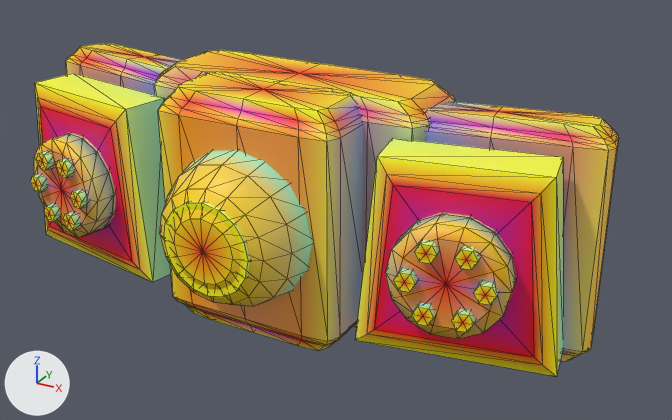
One commit to the glTF model models/parts/llm_gen_chest_armor_044_c79fbd.glb: the scene before it, then after it.
Rendered twice from a 50 mm camera at (25.3, -45.2, 22.3) aimed at (3.1, -4.7, 2.1). Lighting does not change. The marker at lower left points along +X, +Y and +Z. The first picture is the older version. Mesh edges are drawn as thin lines. Vertices at exactly the same position are counted once.

Objects in the first picture: 'adapter_pectoral_frame_l', 'adapter_pectoral_frame_r', 'adapter_sternum_collar_dark', 'mega_emitter_bell_1_amber_optic', 'mega_emitter_lens_2_optic_cyan', 'mega_housing_center_0_barrel_metal', 'rib_heatsink_fin_3_adapter_dark_l', 'rib_heatsink_fin_3_adapter_dark_r', 'servo_4_bolts_gold_l', 'servo_4_bolts_gold_r', 'servo_4_servo_accent_l', 'servo_4_servo_accent_r'.
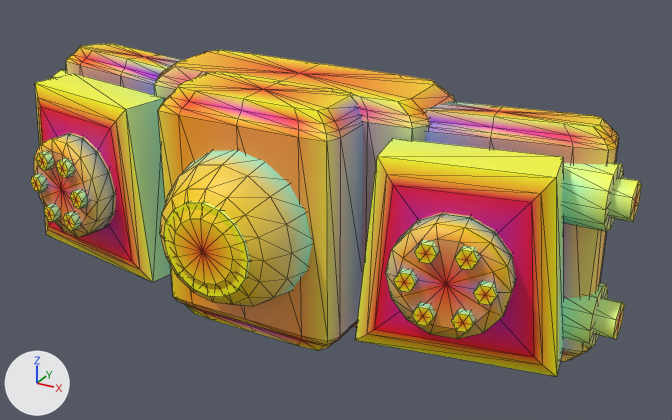
Not visible in the pictures: 'adapter_chest_lock_bolts_gold_l'.

What changed in the scene script:
```text
Change me_adapter_pectoral_frame_r:
    used by ob_adapter_pectoral_frame_r; location = (0.0, 0.0, 0.0)
    remove me_adapter_pectoral_frame_r.from_pydata(...)  # 114 vertices, 224 faces; spans x 5.2..17.2, y -6.43..-0.17, z -4.01..8.41
    add me_adapter_pectoral_frame_r.from_pydata(...)  # 166 vertices, 320 faces; spans x 5.2..17.3, y -6.43..-0.17, z -4.01..8.41
    me_adapter_pectoral_frame_r part 1: a new loose piece, a 12-sided cylinder along x spanning x 14.7..17.3, y -5.05..-1.75, z -2.85..0.45, in mat_defaultmaterial_001
    me_adapter_pectoral_frame_r part 2: a new loose piece, a 12-sided cylinder along x spanning x 14.7..17.3, y -5.05..-1.75, z 3.55..6.85, in mat_defaultmaterial_001
    me_adapter_pectoral_frame_r part 3: 5 kept faces spanning x 15.2..17.2, y -4.54..-0.64, z -3.04..7.51 get new vertex colours; the middle colour goes from yellow #ffc500 to yellow #f8c542
Change me_adapter_pectoral_frame_l:
    used by ob_adapter_pectoral_frame_l; location = (0.0, 0.0, 0.0)
    remove me_adapter_pectoral_frame_l.from_pydata(...)  # 114 vertices, 224 faces; spans x -17.2..-5.2, y -6.43..-0.17, z -4.01..8.41
    remove me_adapter_pectoral_frame_l.materials.append(mat_defaultmaterial_002)
    add me_adapter_pectoral_frame_l.from_pydata(...)  # 166 vertices, 320 faces; spans x -17.3..-5.2, y -6.43..-0.17, z -4.01..8.41
    me_adapter_pectoral_frame_l part 4: a new loose piece, a 12-sided cylinder along x spanning x -17.3..-14.7, y -5.05..-1.75, z 3.55..6.85, in mat_defaultmaterial_003
    other edits to the shape of me_adapter_pectoral_frame_l do not show in these pictures
    add me_adapter_pectoral_frame_l.materials.append(mat_defaultmaterial_003)
Add me_adapter_chest_lock_bolts_gold_l:
    me_adapter_chest_lock_bolts_gold_l.from_pydata(...)  # a 6-sided cylinder along x spanning x -18.3..-14.7, y -4.31..-2.49, z -2.25..-0.15; a 6-sided cylinder along x spanning x -18.3..-14.7, y -4.31..-2.49, z 4.15..6.25
    me_adapter_chest_lock_bolts_gold_l.materials.append(mat_defaultmaterial_004)
Add me_adapter_chest_lock_bolts_gold_r:
    me_adapter_chest_lock_bolts_gold_r.from_pydata(...)  # a 6-sided cylinder along x spanning x 14.7..18.3, y -4.31..-2.49, z -2.25..-0.15; a 6-sided cylinder along x spanning x 14.7..18.3, y -4.31..-2.49, z 4.15..6.25
    me_adapter_chest_lock_bolts_gold_r.materials.append(mat_defaultmaterial_002)
Add ob_adapter_chest_lock_bolts_gold_l:
    ob_adapter_chest_lock_bolts_gold_l = bpy.data.objects.new('adapter_chest_lock_bolts_gold_l', me_adapter_chest_lock_bolts_gold_l)
    ob_adapter_chest_lock_bolts_gold_l.location = (0.0, 0.0, 0.0)
Add ob_adapter_chest_lock_bolts_gold_r:
    ob_adapter_chest_lock_bolts_gold_r = bpy.data.objects.new('adapter_chest_lock_bolts_gold_r', me_adapter_chest_lock_bolts_gold_r)
    ob_adapter_chest_lock_bolts_gold_r.location = (0.0, 0.0, 0.0)
```

What differs and where, as boxes (x1, y1, x2, y2) in the pictures (672 x 420 px):
'adapter_pectoral_frame_r', reshaped
    before: (423, 101, 619, 362)
    after: (423, 101, 624, 362)
'adapter_pectoral_frame_l', reshaped (13% wider)
    before: (66, 44, 182, 95)
    after: (51, 44, 182, 95)
'adapter_chest_lock_bolts_gold_r', added
    after: (593, 177, 642, 339)
part 1 of me_adapter_pectoral_frame_r, added
    after: (562, 282, 608, 348)
part 2 of me_adapter_pectoral_frame_r, added
    after: (562, 162, 624, 231)
part 3 of me_adapter_pectoral_frame_r, recoloured
    both: (573, 149, 617, 351)
part 4 of me_adapter_pectoral_frame_l, added (mostly hidden)
    after: (51, 70, 69, 79)
